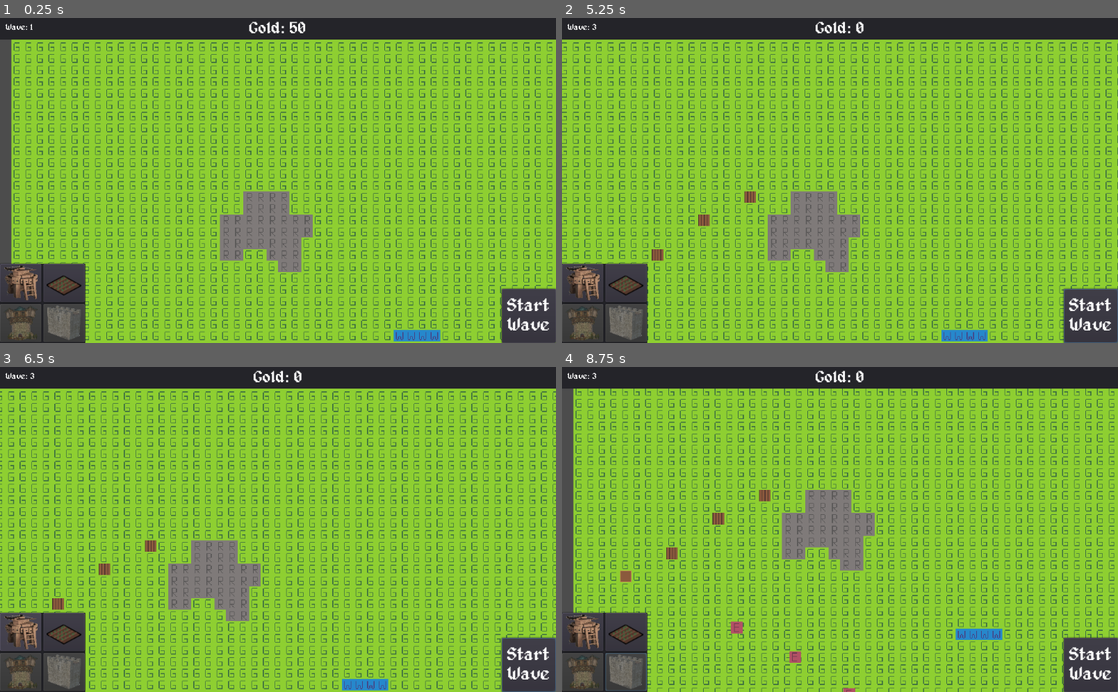
Above: before the commit, frames 1-4 (two rows, left to right).
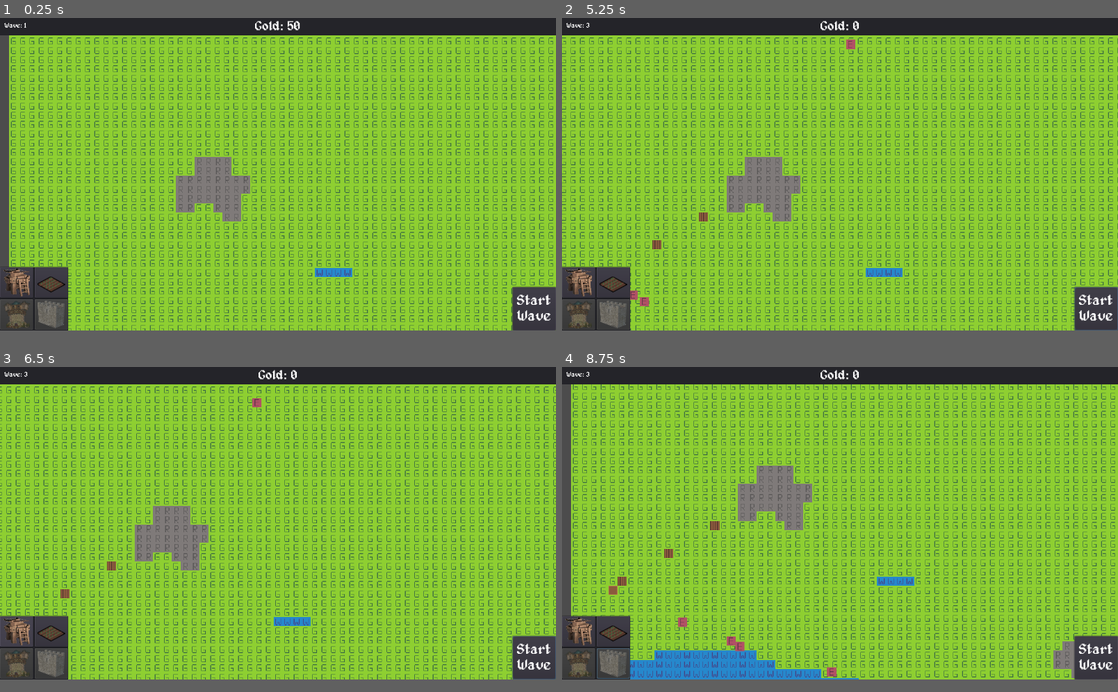
Above: after the commit, the same moments.

Repository: Joshua5437/Game-3
Game: Godot game, scene res://mainScene.tscn
The game is run twice, just before and just after one commit, with the same random seed, the same clock (stepped at 60 frames per second) and the same inputs.
Inputs (mouse positions are in pixels of both pictures, inside the frame that each line leads up to; where the layout moved, square brackets give the same spot in the first picture):
- Up to frame 1 (0.25 s): no input
- Up to frame 2 (5.25 s): click "Start Wave" at 0.5 s; click "Start Wave" at 1.25 s; click (578, 294) [584, 281] at 2 s; click (612, 294) [628, 281] at 2.75 s; drag from (623, 278) to (895, 109) at 3.52 s; tap Enter at 4.25 s; drag from (728, 196) to (623, 278) at 4.27 s; move the mouse to (895, 109) at 5.02 s; hold Right (ui_right) from 5.03 s (still down); hold Q from 5.03 s (still down)
- Up to frame 3 (6.5 s): release Right (ui_right) at 5.75 s; release Q at 5.75 s; drag from (250, 594) to (11, 627) at 5.77 s
- Up to frame 4 (8.75 s): move the mouse to (1006, 578) at 6.52 s; hold Left (ui_left) 6.53-7.25 s; hold 2 6.53-7.25 s; drag from (673, 480) to (673, 604) at 7.27 s; move the mouse to (867, 529) at 8.02 s; hold Down (ui_down) from 8.03 s (still down); hold 1 from 8.03 s (still down); click (867, 529) at 8.17 s
In our replay, the window is 800x468 before the commit and 800x450 after it. These sizes can differ from the game's own. Grey fills any space a smaller window leaves; there, only what the larger window draws over its background counts as a difference.

The runs differ from the first frame. In frame 1, 37% of the frame differs, in the area x 0-100%, y 0-100%; in frame 2, 37%; in frame 3, 36%; in frame 4, 39%.

Commit message:
added enemy types and updated enemy targeting system

Diff:
--- a/enemies/enemy.gd
+++ b/enemies/enemy.gd
@@ -1,7 +1,7 @@
 extends KinematicBody2D
 
 const THRESHOLD = 16
-
+const MAX_INT = 9223372036854775807
 # Enemy navigation
 var map = null
 var path = []
@@ -9,18 +9,26 @@
 # Movement
 var velocity = Vector2.ZERO
 var target = null # Where the enemy goes
-var speed = 100
 
 # Enemy attack
 var attacking = false
-var attack_damage = 1
 onready var attack_timer = $AttackTimer
 
 export var health = 3
 
+var enemy_type: EnemyType
+
 signal die(enemy)
 
 func _ready():
+
+	#sets up the enemytype
+	#TODO: change how this is set
+
+	#now handled by set_enemy_type
+	#enemy_type = EnemyType.new("Skeleton", 3, 100, 1, 1, .5, [{"name": "towers", "weight": 1}])
+	health = enemy_type.max_health
+	attack_timer.wait_time = enemy_type.attack_delay
 	# Waits for other nodes to setup first
 	# Commented because of the wave system
 	#yield(get_tree(), "idle_frame")
@@ -28,13 +36,18 @@
 	# Get navigation node for navigation purposes
 
 	map = get_tree().get_nodes_in_group("Map")[0]
-	print(map)
 
+func set_enemy_type(new_enemy_type):
+	enemy_type = new_enemy_type
+	#i would really like to set what is below here,
+	#but attacktimer may not be initialized yet apparently
+	#health = enemy_type.max_health
+	#attack_timer.wait_time = enemy_type.attack_delay
 func _physics_process(delta):
 	# Attacks the tower if the enemy is close
 	if attacking and attack_timer.is_stopped() and target != null:
 		attack_timer.start()
-		target.damage(attack_damage)
+		target.damage(enemy_type.attack_amount)
 
 	# Picks a new target if target is destroyed
 	if target != null and target.destroyed:
@@ -57,20 +70,45 @@
 	else:
 		# Enemy moves towards the one of the path points
 		var direction = global_position.direction_to(path[0])
-		velocity = direction * speed
+		#if we want speed to be affected by the terrain
+		velocity = direction * (enemy_type.speed / map.get_cell_weight(global_position))
+		#otherwise
+		#velocity = direction * enemy_type.speed
 		velocity = move_and_slide(velocity)
 
 func pick_target():
-	var towers = get_tree().get_nodes_in_group("towers")
+	var towers = []
+	var tower_weights = []
+	for tower_type in enemy_type.towers_to_target:
+		var towers_to_add = get_tree().get_nodes_in_group(tower_type["name"])
+		#print(tower_type["name"])
+		towers += towers_to_add
+		#print(towers)
+		for i in range(towers_to_add.size()):
+			tower_weights.append(tower_type["weight"])
 
+	#make sure that all enemies eventually target keep if they run out of other towers
+	if (towers.size()== 0):
+		var towers_to_add = get_tree().get_nodes_in_group("keep")
+		towers += towers_to_add
+		for i in range(towers_to_add.size()):
+			#add a ridiculously high weight that basically guarantees that this will only be chosen if there are no other options.
+			tower_weights.append(MAX_INT-1)
+
+	if towers.size() == 0:
+		target = null
+		return
 	# Reset target and path
 	target = null
 	path = []
+	var current_tower_weight = MAX_INT
+	for i in range(towers.size()):
+		#simply use raw distance for adding to the weight (arguably should switch to polling the astar cost)
+		var new_weight = tower_weights[i] + global_position.distance_squared_to(towers[i].global_position)
+		if not towers[i].destroyed and new_weight < current_tower_weight:
+			target = towers[i]
+			current_tower_weight = new_weight
 
-	for tower in towers:
-		if not tower.destroyed:
-			target = tower
-			break
 
 func generate_new_path():
 	# Picks a target
@@ -81,7 +119,7 @@
 		return
 
 	# Get path to the tower
-	print(map)
+
 	path = map.get_path_to_point(global_position, target.global_position)
 
 # Reduces the health based on amount of hits. Will queue free if
--- /dev/null
+++ b/enemies/enemyType.gd
@@ -0,0 +1,42 @@
+extends Object
+class_name EnemyType
+
+var name: String setget ,get_name
+var max_health: int setget ,get_max_health
+var speed: int setget ,get_speed
+var attack_range: int setget ,get_attack_range
+var attack_amount: int setget ,get_attack_amount
+var attack_delay: float setget ,get_attack_delay
+var towers_to_target: Array setget, get_towers_to_target
+
+#to be implemented, not sure how we want  to do this
+var building_type_targets := []
+func _init(name, max_health, speed, attack_range, attack_amount, attack_delay, towers_to_target):
+	self.name = name
+	self.max_health = max_health
+	self.speed = speed
+	self.attack_range = attack_range
+	self.attack_amount = attack_amount
+	self.attack_delay = attack_delay
+	self.towers_to_target = towers_to_target
+
+
+func get_name():
+	return name
+func get_max_health():
+	return max_health
+
+func get_speed():
+	return speed
+
+func get_attack_range():
+	return attack_range
+
+func get_attack_amount():
+	return attack_amount
+
+func get_attack_delay():
+	return attack_delay
+
+func get_towers_to_target():
+	return towers_to_target
--- a/project.godot
+++ b/project.godot
@@ -19,15 +19,10 @@
 "language": "GDScript",
 "path": "res://buildings/construction_stats.gd"
 }, {
-"base": "KinematicBody2D",
-"class": "Enemy",
-"language": "GDScript",
-"path": "res://scripts/enemy.gd"
-}, {
 "base": "Object",
 "class": "EnemyType",
 "language": "GDScript",
-"path": "res://scripts/enemyType.gd"
+"path": "res://enemies/enemyType.gd"
 }, {
 "base": "Reference",
 "class": "Pathfinder",
@@ -47,7 +42,6 @@
 _global_script_class_icons={
 "BuildingStats": "",
 "ConstructionStats": "",
-"Enemy": "",
 "EnemyType": "",
 "Pathfinder": "",
 "PriorityQueue": "",
@@ -60,6 +54,15 @@
 run/main_scene="res://mainScene.tscn"
 config/icon="res://icon.png"
 
+[display]
+
+window/size/width=1280
+window/size/height=720
+window/size/test_width=1280
+window/size/test_height=720
+window/stretch/mode="viewport"
+window/stretch/aspect="keep"
+
 [physics]
 
 common/enable_pause_aware_picking=true
--- a/scripts/enemy.gd
+++ /dev/null
@@ -1,66 +0,0 @@
-extends KinematicBody2D
-
-class_name Enemy
-#should convert these to correct casing
-#old habits die hard
-var currentPath: Array
-var pathIndex: int
-
-
-var velocity: Vector2
-
-var target_loc : Vector2
-var attack_timer: float
-
-var enemy_type : EnemyType
-# Called when the node enters the scene tree for the first time.
-
-func setup(enemy_type, first_loc: Vector2, first_path: Array):
-	self.enemy_type = enemy_type
-	self.target_loc = first_loc
-	self.currentPath = first_path
-	pathIndex = 0
-func _ready():
-
-	pass # Replace with function body.
-
-
-# Called every frame. 'delta' is the elapsed time since the previous frame.
-#assumes that there is a direct one to corrspondence of map coordinates to world coordinates
-#ie each tile has length 1
-#could make them actual physics objects that push against each other
-#probably need to test if so, might be strange
-func _physics_process(delta):
-	if (global_position.distance_to(target_loc) > enemy_type.attack_range):
-		move(delta)
-		attack_timer = 0
-	else:
-		if (attack_timer == 0):
-			attack()
-			attack_timer = enemy_type.attack_delay
-		else:
-			attack_timer -= delta
-
-
-func move(delta):
-	#really need to clean this code up
-	#basically computes the speed in the correct direction to try and travel to
-	velocity = (global_position.direction_to(currentPath[pathIndex]["vector"])) * enemy_type.speed * delta / currentPath[pathIndex]["weight"]
-	#if you are going to overshoot clamp it
-	#could definitely make this better
-	if velocity.length_squared() > (global_position.distance_to(currentPath[pathIndex]["vector"])):
-		velocity = (global_position.direction_to(currentPath[pathIndex]["vector"])) * global_position.distance_to(currentPath[pathIndex]["vector"])
-	#move it
-	move_and_slide(velocity, Vector2(0,0))
-
-
-	if(global_position.is_equal_approx(currentPath[pathIndex]["vector"])):
-
-		pathIndex+=1
-
-#add actual functionality later
-func attack():
-	pass
-func set_path(new_path: Array):
-	currentPath = new_path
-	pathIndex = 0;
--- a/scripts/enemyType.gd
+++ /dev/null
@@ -1,17 +0,0 @@
-extends Object
-class_name EnemyType
-
-var name: String
-var max_health: int
-var speed: int
-var attack_range: int
-var attack_amount: int
-var attack_delay: float
-
-#to be implemented, not sure how we want  to do this
-var building_type_targets := []
-func _init(name, max_health, speed, attack_range, attack_amount):
-	self.name = name
-	self.speed = speed
-	self.attack_range = attack_range
-	self.attack_amount = attack_amount
--- a/scripts/game.gd
+++ b/scripts/game.gd
@@ -18,7 +18,16 @@
 var tracked_enemies = []
 var spawn_button_pressed = false
 
+
+var enemy_types = [
+	EnemyType.new("Skeleton", 3, 100, 1, 1, .5, [{"name": "towers", "weight": 1}]),
+	EnemyType.new("Kobold", 1, 200, 1, 1, .5, [{"name": "towers", "weight": 1}]),
+]
+var rng : RandomNumberGenerator
+
 func _ready():
+
+	rng = RandomNumberGenerator.new()
 	# This will show accruate information about gold balance
 	ui.update_gold_amount(gold)
 	ui.update_wave(wave)
@@ -81,6 +90,7 @@
 	# Spawns a wave of enemies
 	for i in range(wave + 1):
 		var new_enemy = wave_spawn_enemy.instance()
+		new_enemy.set_enemy_type(enemy_types[rng.randi_range(0,enemy_types.size()-1)])
 		new_enemy.position = spawn_position_node.position
 
 		tracked_enemies.push_back(new_enemy)
--- a/scripts/map.gd
+++ b/scripts/map.gd
@@ -10,7 +10,7 @@
 
 const MAP_SIZE = 64
 const CENTER_OFFSET = Vector2(8,8)
-
+const CELL_SIZE = 16
 
 #map weights for the pathfinding
 
@@ -80,3 +80,6 @@
 	var from_id = astar.get_closest_point(from)
 	var to_id = astar.get_closest_point(to)
 	return astar.get_point_path(from_id, to_id)
+
+func get_cell_weight(world_position: Vector2):
+	return map_weights[ground.get_cell(world_position.x/CELL_SIZE, world_position.y/CELL_SIZE)]
